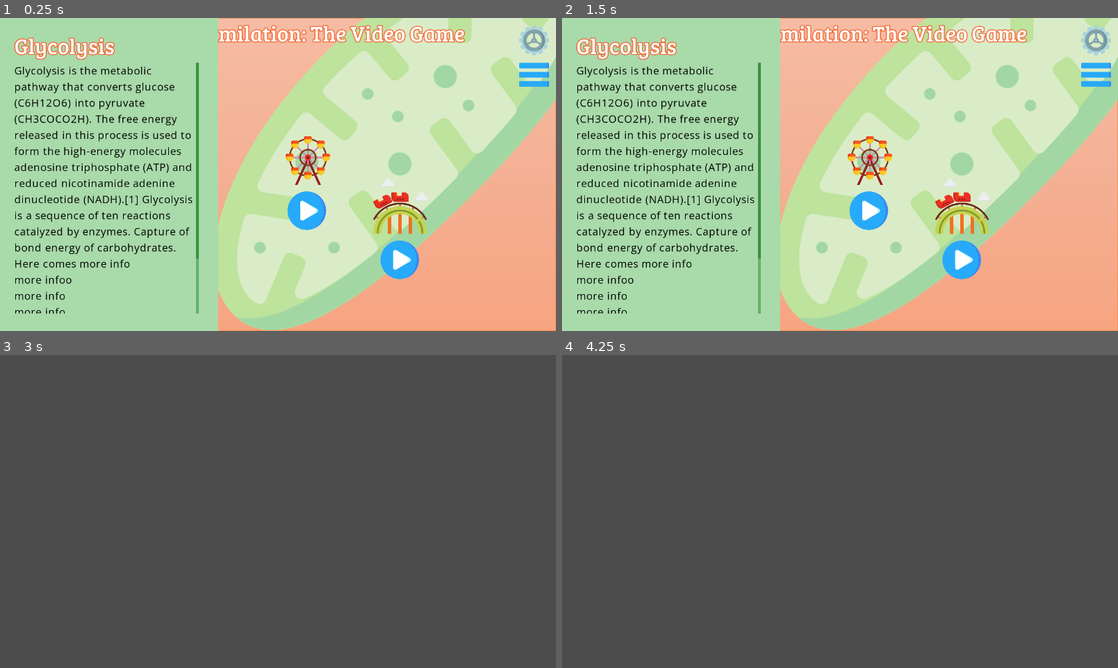
Above: before the commit, frames 1-4 (two rows, left to right).
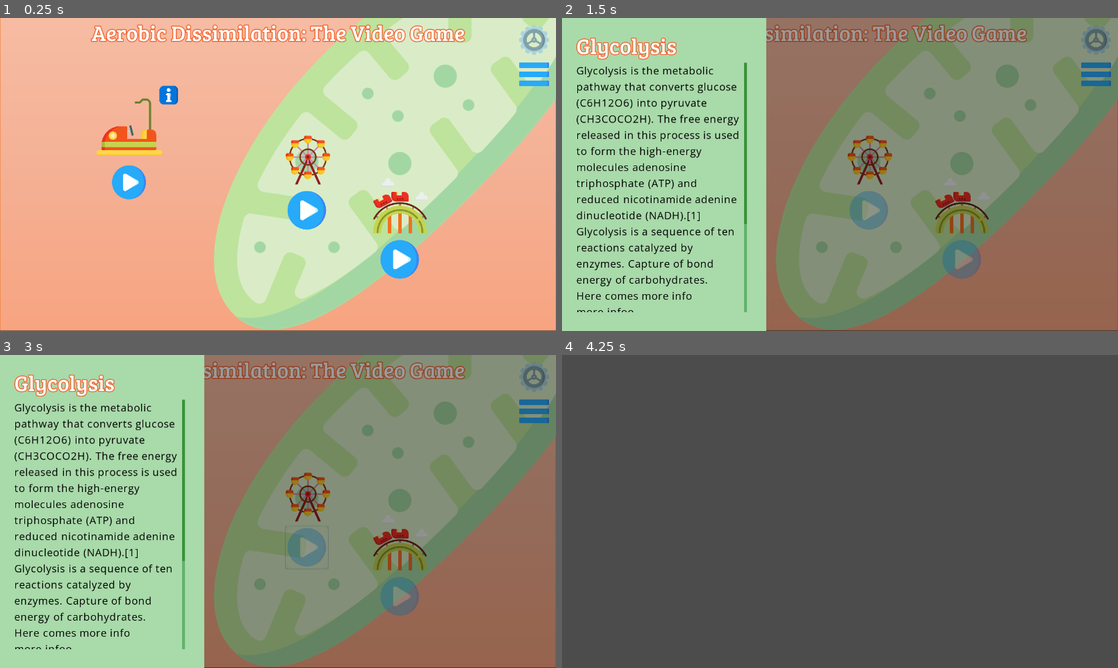
Above: after the commit, the same moments.

Repository: JJWRoeloffs/AerobicDissimilationGame
Game: Godot game, scene res://src/scenes/Main.tscn
Same seed, same stepped clock (60 frames per second), same inputs: the game is played once before the commit and once after it. After the commit the project has no main scene; this scene is started directly in both runs.
Inputs (mouse positions are in pixels of both pictures, inside the frame that each line leads up to):
- Up to frame 1 (0.25 s): no input
- Up to frame 2 (1.5 s): click (728, 96) at 0.5 s; click (689, 183) at 1.27 s
- Up to frame 3 (3 s): click (127, 520) at 2.02 s; click (305, 549) at 2.77 s
- Up to frame 4 (4.25 s): tap Enter at 3.5 s; hold I (open_info, bound only after the commit) from 3.53 s (still down)

The runs differ from the first frame. In frame 1, 41% of the frame differs, in the area x 0-100%, y 0-100%; in frame 2, 67%; in frame 3, 99%; in frame 4, nothing differs.

Commit message:
Add core functionality to infomenu

Diff:
--- a/project.godot
+++ b/project.godot
@@ -10,19 +10,36 @@
 
 _global_script_classes=[  ]
 _global_script_class_icons={
+
 }
 
 [application]
 
 config/name="Aerobic Dissimilation - The Game"
-run/main_scene="res://src/scenes/Main.tscn"
 config/icon="res://icon.png"
+
+[autoload]
+
+InfomenuGlobal="*res://src/globals/InfomenuGlobal.tscn"
 
 [display]
 
 window/size/width=1280
 window/size/height=720
 
+[input]
+
+escape={
+"deadzone": 0.5,
+"events": [ Object(InputEventKey,"resource_local_to_scene":false,"resource_name":"","device":0,"alt":false,"shift":false,"control":false,"meta":false,"command":false,"pressed":false,"scancode":16777217,"unicode":0,"echo":false,"script":null)
+ ]
+}
+open_info={
+"deadzone": 0.5,
+"events": [ Object(InputEventKey,"resource_local_to_scene":false,"resource_name":"","device":0,"alt":false,"shift":false,"control":false,"meta":false,"command":false,"pressed":false,"scancode":73,"unicode":0,"echo":false,"script":null)
+ ]
+}
+
 [rendering]
 
 environment/default_environment="res://default_env.tres"
--- a/src/buttons/InfoButton.gd
+++ b/src/buttons/InfoButton.gd
@@ -1,26 +1,17 @@
 tool
 extends Button
 
-#export(String, FILE) var next_scene_path: = ""
+export(String, FILE) var linked_text: = ""
 
-#onready var scene_tree: = get_tree()
-#onready var info_overlay: ColorRect = get_node("InfoRect")
-#
-#var paused: = false setget set_paused
-#
-#func _unhandled_input(event: InputEvent) -> void:
-#    if signal._on_InfoButton_up():
-#        paused = not paused
-#        #get_tree().change_scene(next_scene_path)
-#        info_overlay.visible = true
-#
-#func set_paused(value: bool=true) -> void:
-#    paused = value
-#    scene_tree.paused = value
-#    info_overlay.visible = value
-#
-#func _get_configuration_warning() -> String:
-#    if next_scene_path == "":
-#        return "next_scene_path has to be set for button to work"
-#    else:
-#        return ""
+
+func _ready() -> void:
+    InfomenuGlobal.connect("infomenu_toggled", self, "disable")
+
+func disable(value: bool) -> void:
+    self.disabled = value
+
+func _on_button_up() -> void:
+    InfomenuGlobal.menu = linked_text
+
+func _get_configuration_warning() -> String:
+    return "Linked text needs to be set" if linked_text == "" else ""
--- a/src/buttons/InfoButton.tscn
+++ b/src/buttons/InfoButton.tscn
@@ -15,3 +15,4 @@
 __meta__ = {
 "_edit_use_anchors_": true
 }
+[connection signal="button_up" from="." to="." method="_on_button_up"]
--- a/src/buttons/PlayButton.gd
+++ b/src/buttons/PlayButton.gd
@@ -3,11 +3,16 @@
 
 export(String, FILE) var next_scene_path: = ""
 
+onready var scene_tree: = get_tree()
+
+func _ready() -> void:
+    InfomenuGlobal.connect("infomenu_toggled", self, "disable")
+
+func disable(value: bool) -> void:
+    self.disabled = value
+
 func _on_button_up() -> void:
-    get_tree().change_scene(next_scene_path)
+    scene_tree.change_scene(next_scene_path)
 
 func _get_configuration_warning() -> String:
-    if next_scene_path == "":
-        return "next_scene_path has to be set for button to work"
-    else:
-        return ""
+    return "next_scene_path has to be set" if next_scene_path == "" else ""
--- a/src/buttons/PlayButton.tscn
+++ b/src/buttons/PlayButton.tscn
@@ -14,11 +14,9 @@
 margin_bottom = 0.359985
 icon = ExtResource( 2 )
 flat = true
-icon_align = 1
 expand_icon = true
 script = ExtResource( 1 )
 __meta__ = {
 "_edit_use_anchors_": true
 }
-
 [connection signal="button_up" from="." to="." method="_on_button_up"]
--- a/src/buttons/PlayButton1.gd
+++ /dev/null
@@ -1,6 +0,0 @@
-extends Button
-
-export(String, FILE) var next_scene_path: = ""
-
-func _on_button_up() -> void:
-    get_tree().change_scene(next_scene_path)
--- /dev/null
+++ b/src/globals/InfomenuGlobal.gd
@@ -0,0 +1,28 @@
+extends Node
+
+signal infomenu_toggled(value)
+
+onready var scene_tree: = get_tree()
+
+var menu: = "" setget set_infomenu
+var infomenu_state: = false setget set_infomenu_state
+var pauzed: = false setget set_pauzed
+
+func _ready() -> void:
+    reset()
+
+func reset() -> void:
+    menu = "res://assets/texts/Test.txt"
+
+func set_infomenu(value: String) -> void:
+    menu = value
+    set_infomenu_state(true)
+
+func set_infomenu_state(value: bool) -> void:
+    infomenu_state = value
+    set_pauzed(value)
+    emit_signal("infomenu_toggled", value)
+
+func set_pauzed(value: bool) -> void:
+    pauzed = value
+    scene_tree.paused = pauzed
--- /dev/null
+++ b/src/globals/InfomenuGlobal.tscn
@@ -0,0 +1,6 @@
+[gd_scene load_steps=2 format=2]
+
+[ext_resource path="res://src/globals/InfomenuGlobal.gd" type="Script" id=1]
+
+[node name="InfomenuGlobal" type="Node"]
+script = ExtResource( 1 )
--- a/src/scenes/Main.tscn
+++ b/src/scenes/Main.tscn
@@ -1,16 +1,23 @@
-[gd_scene load_steps=3 format=2]
+[gd_scene load_steps=4 format=2]
 
 [ext_resource path="res://src/scenes/menu/CellMap.tscn" type="PackedScene" id=1]
 [ext_resource path="res://src/scenes/Main.gd" type="Script" id=2]
+[ext_resource path="res://src/scenes/menu/GlobalUI.tscn" type="PackedScene" id=3]
 
 [node name="Main" type="Node"]
 script = ExtResource( 2 )
 
-[node name="CellMap" parent="." instance=ExtResource( 1 )]
+[node name="UI" type="CanvasLayer" parent="."]
+layer = 100
+
+[node name="GlobalUI" parent="UI" instance=ExtResource( 3 )]
+mouse_filter = 2
+
+[node name="Menu" type="CanvasLayer" parent="."]
+
+[node name="CellMap" parent="Menu" instance=ExtResource( 1 )]
 anchor_right = 1.0
 anchor_bottom = 1.0
+margin_top = -1.0
 margin_right = 0.0
-margin_bottom = 0.0
-__meta__ = {
-"_edit_use_anchors_": true
-}
+margin_bottom = -1.0
--- a/src/scenes/infomenus/InfoMenuControl.gd
+++ b/src/scenes/infomenus/InfoMenuControl.gd
@@ -1,3 +1,28 @@
+tool
 extends Control
 
-export(String, FILE) var info_button_overlay: = ""
+onready var title_node: = get_node("InfoRect/VBoxContainer/InfoTitle")
+onready var body_node: = get_node("InfoRect/VBoxContainer/InfoText")
+
+func _ready() -> void:
+    InfomenuGlobal.connect("infomenu_toggled", self, "toggle_menu")
+
+func toggle_menu(value: bool) -> void:
+    if value == false:
+        reset_text()
+    else:
+        update_text()
+
+func reset_text() -> void:
+    title_node.text = ""
+    body_node.text = ""
+
+func update_text() -> void:
+    var f: = File.new()
+    if not f.file_exists(InfomenuGlobal.menu):
+        return
+    f.open(InfomenuGlobal.menu, File.READ)
+    title_node.text = f.get_line()
+    while not f.eof_reached():
+        body_node.text += (f.get_line() + "\n")
+    f.close()
--- a/src/scenes/infomenus/InfoMenuControl.tscn
+++ b/src/scenes/infomenus/InfoMenuControl.tscn
@@ -5,14 +5,20 @@
 [ext_resource path="res://src/scenes/infomenus/InfoMenuControl.gd" type="Script" id=3]
 
 [node name="InfoMenuControl" type="Control"]
-margin_right = 502.0
-margin_bottom = 723.0
+anchor_bottom = 1.0
+margin_right = 470.0
 script = ExtResource( 3 )
+__meta__ = {
+"_edit_use_anchors_": false
+}
 
 [node name="InfoRect" type="ColorRect" parent="."]
 anchor_right = 1.0
 anchor_bottom = 1.0
 color = Color( 0.666667, 0.858824, 0.670588, 1 )
+__meta__ = {
+"_edit_use_anchors_": false
+}
 
 [node name="VBoxContainer" type="VBoxContainer" parent="InfoRect"]
 anchor_right = 1.0
@@ -21,32 +27,26 @@
 margin_top = 29.0
 margin_right = -44.0
 margin_bottom = -43.0
+__meta__ = {
+"_edit_use_anchors_": false
+}
 
 [node name="InfoTitle" type="RichTextLabel" parent="InfoRect/VBoxContainer"]
-margin_right = 425.0
+margin_right = 393.0
 margin_bottom = 70.0
 focus_mode = 2
 size_flags_horizontal = 3
 theme = ExtResource( 1 )
-text = "Glycolysis"
+text = "Title"
 fit_content_height = true
 selection_enabled = true
 override_selected_font_color = true
 
 [node name="InfoText" type="RichTextLabel" parent="InfoRect/VBoxContainer"]
 margin_top = 74.0
-margin_right = 425.0
-margin_bottom = 651.0
+margin_right = 393.0
+margin_bottom = 648.0
 size_flags_horizontal = 3
 size_flags_vertical = 3
 theme = ExtResource( 2 )
 custom_colors/default_color = Color( 0, 0, 0, 1 )
-text = "Glycolysis is the metabolic pathway that converts glucose (C6H12O6) into pyruvate (CH3COCO2H). The free energy released in this process is used to form the high-energy molecules adenosine triphosphate (ATP) and reduced nicotinamide adenine dinucleotide (NADH).[1] Glycolysis is a sequence of ten reactions catalyzed by enzymes. Capture of bond energy of carbohydrates.
-Here comes more info
-more infoo
-more info
-more info
-more info
-more info
-more info
-!!!"
--- a/src/scenes/menu/CellMap.tscn
+++ b/src/scenes/menu/CellMap.tscn
@@ -6,20 +6,23 @@
 [ext_resource path="res://assets/fonts/aerobic_dissimilation_theme.tres" type="Theme" id=4]
 [ext_resource path="res://src/buttons/PlayButton.tscn" type="PackedScene" id=5]
 [ext_resource path="res://src/buttons/InfoButton.tscn" type="PackedScene" id=6]
-[ext_resource path="res://src/scenes/infomenus/InfoMenuControl.tscn" type="PackedScene" id=7]
 
 [node name="CellMap" type="Control"]
 margin_right = 1280.0
 margin_bottom = 720.0
 theme = ExtResource( 4 )
+__meta__ = {
+"_edit_use_anchors_": false
+}
 
 [node name="CellBackground" type="TextureRect" parent="."]
 anchor_right = 1.0
 anchor_bottom = 1.0
 texture = ExtResource( 1 )
 expand = true
-
-[node name="InfoButton" parent="." instance=ExtResource( 6 )]
+__meta__ = {
+"_edit_use_anchors_": false
+}
 
 [node name="SetHamContainer" type="VBoxContainer" parent="."]
 anchor_left = 0.928723
@@ -89,7 +92,5 @@
 anchor_bottom = 0.842667
 next_scene_path = "res://src/scenes/oxidative_phosphorilation/start_ox_phor.tscn"
 
-[node name="InfoMenuControl" parent="." instance=ExtResource( 7 )]
-
-[connection signal="draw" from="CellBackground" to="InfoMenuControl" method="_on_draw"]
-[connection signal="button_up" from="InfoButton" to="InfoButton" method="_on_InfoButton_up"]
+[node name="InfoButton" parent="." instance=ExtResource( 6 )]
+linked_text = "res://assets/texts/Test.txt"
--- /dev/null
+++ b/src/scenes/menu/GlobalUI.gd
@@ -0,0 +1,19 @@
+extends Control
+
+onready var scene_tree: = get_tree()
+onready var info_menu_overlay: ColorRect = get_node("InfoMenuOverlay")
+
+func _unhandled_input(event: InputEvent) -> void:
+    if event.is_action_pressed("open_info"):
+        InfomenuGlobal.infomenu_state = not InfomenuGlobal.infomenu_state
+        scene_tree.set_input_as_handled()
+    if event.is_action_pressed("escape"):
+        if InfomenuGlobal.infomenu_state == true:
+            InfomenuGlobal.infomenu_state = false
+            scene_tree.set_input_as_handled()
+
+func _ready() -> void:
+    InfomenuGlobal.connect("infomenu_toggled", self, "set_infomenu_visibility")
+
+func set_infomenu_visibility(value: bool) -> void:
+    info_menu_overlay.visible = value
--- /dev/null
+++ b/src/scenes/menu/GlobalUI.tscn
@@ -0,0 +1,25 @@
+[gd_scene load_steps=3 format=2]
+
+[ext_resource path="res://src/scenes/infomenus/InfoMenuControl.tscn" type="PackedScene" id=1]
+[ext_resource path="res://src/scenes/menu/GlobalUI.gd" type="Script" id=2]
+
+[node name="GlobalUI" type="Control"]
+pause_mode = 2
+anchor_right = 1.0
+anchor_bottom = 1.0
+script = ExtResource( 2 )
+__meta__ = {
+"_edit_use_anchors_": false
+}
+
+[node name="InfoMenuOverlay" type="ColorRect" parent="."]
+visible = false
+anchor_right = 1.0
+anchor_bottom = 1.0
+mouse_filter = 2
+color = Color( 0, 0, 0, 0.392157 )
+__meta__ = {
+"_edit_use_anchors_": false
+}
+
+[node name="InfoMenuControl" parent="InfoMenuOverlay" instance=ExtResource( 1 )]
--- a/src/scenes/menu/info_menu.tscn
+++ /dev/null
@@ -1,8 +0,0 @@
-[gd_scene load_steps=2 format=2]
-
-[ext_resource path="res://src/scenes/infomenus/InfoMenuControl.tscn" type="PackedScene" id=1]
-
-[node name="InfoMenu" type="Node2D"]
-position = Vector2( 0, -1 )
-
-[node name="InfoMenuControl" parent="." instance=ExtResource( 1 )]
Not shown: 2 places in assets/fonts/info_text_theme.tres that only renumber resources
Not shown, changed: assets/texts/Test.txt
Not shown: 1 places in src/scenes/menu/CellMap.tscn that only renumber resources
Empty file removed: src/scenes/menu/InfoText.gd
